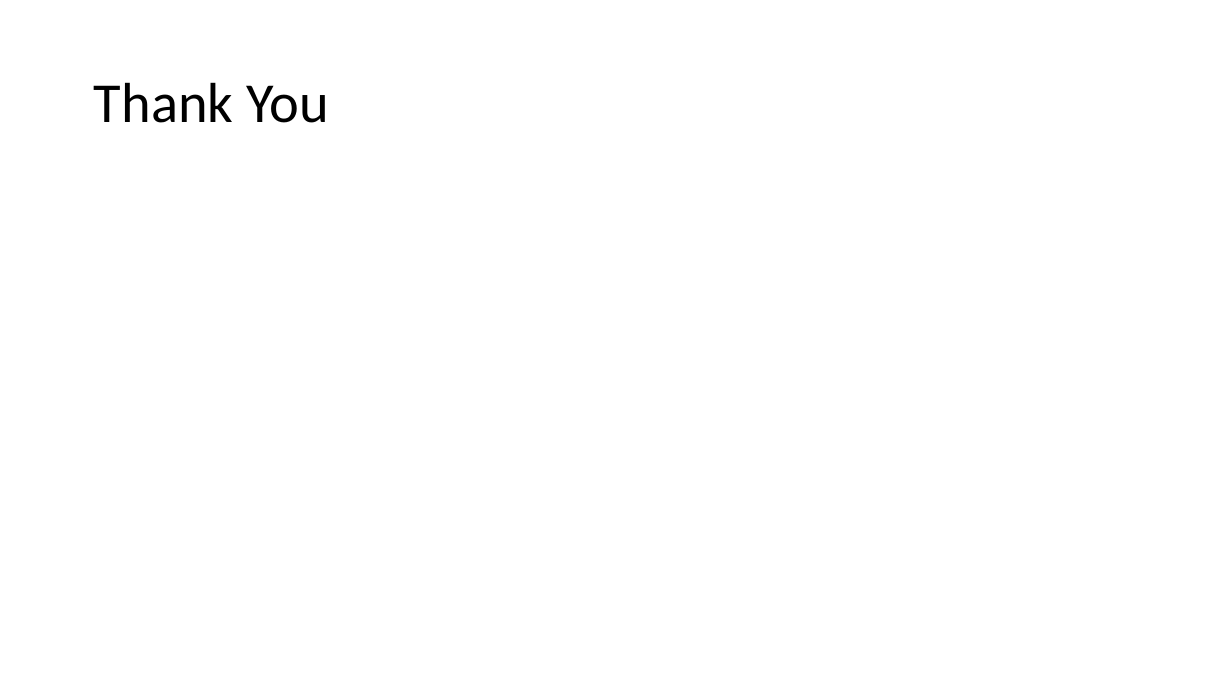
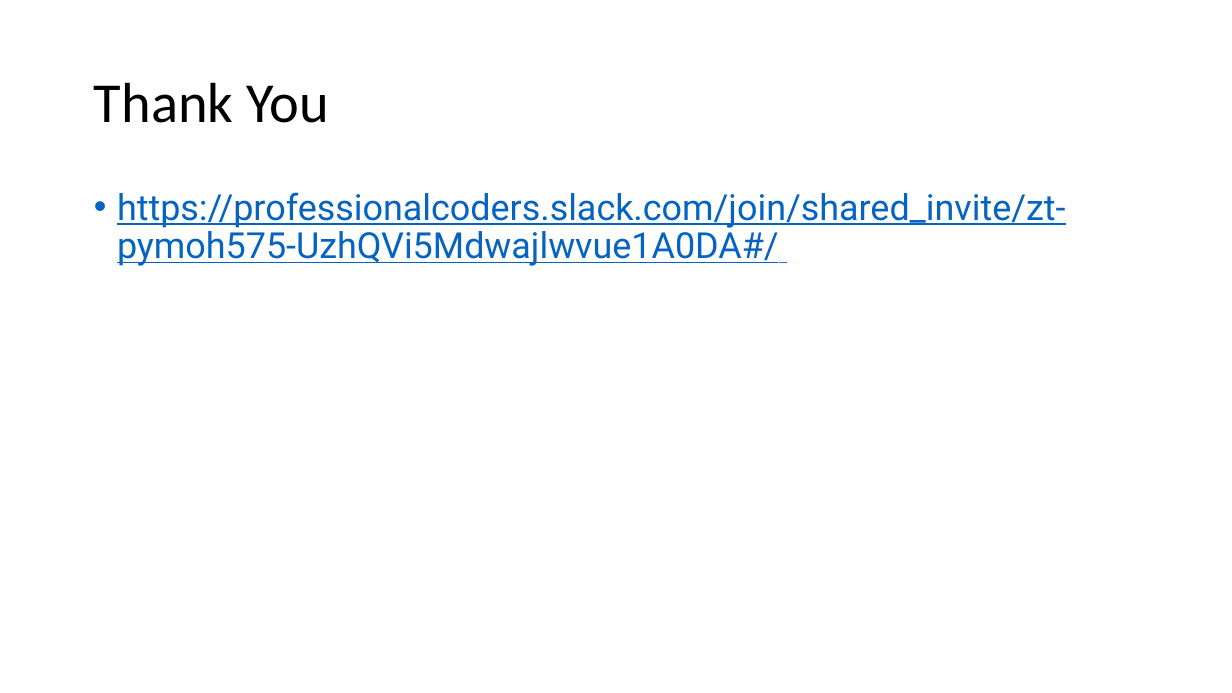
Before and after one commit to JananiVelmurugan/chainsys-training, a slide deck: slide 12 of SQL_PLSQL/slides/Day 1.pptx. Drawn at 1232x693 pixels with LibreOffice and Linux fonts; fonts in the diff are those of the drawing. Boxes give left, top, right and bottom in pixels: in the first picture for what was removed or moved away, otherwise in the second. Text is boxed around its words. In the diff, an @@ line names an element or a change of style, - is before the commit and + after.

```diff
--- a/SQL_PLSQL/slides/Day 1.pptx
+++ b/SQL_PLSQL/slides/Day 1.pptx
@@ text added at <box>117,192,1066,266</box>, 28 pt, text #0563C1, underline @@
+• https://professionalcoders.slack.com/join/shared_invite/zt-pymoh575-UzhQVi5Mdwajlwvue1A0DA#/
```
Also in this commit, not shown: 1 other slide changed, 4 other files.
